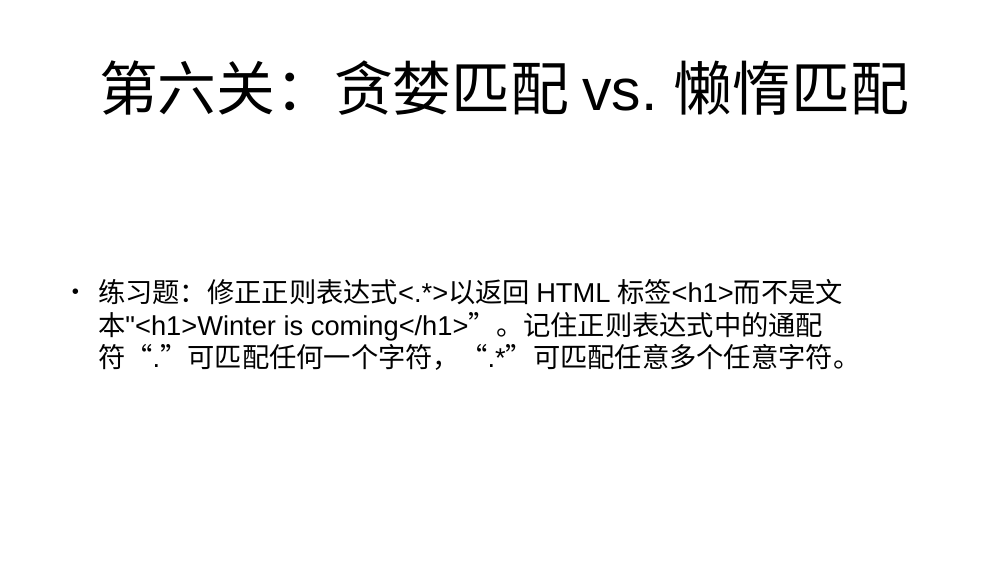
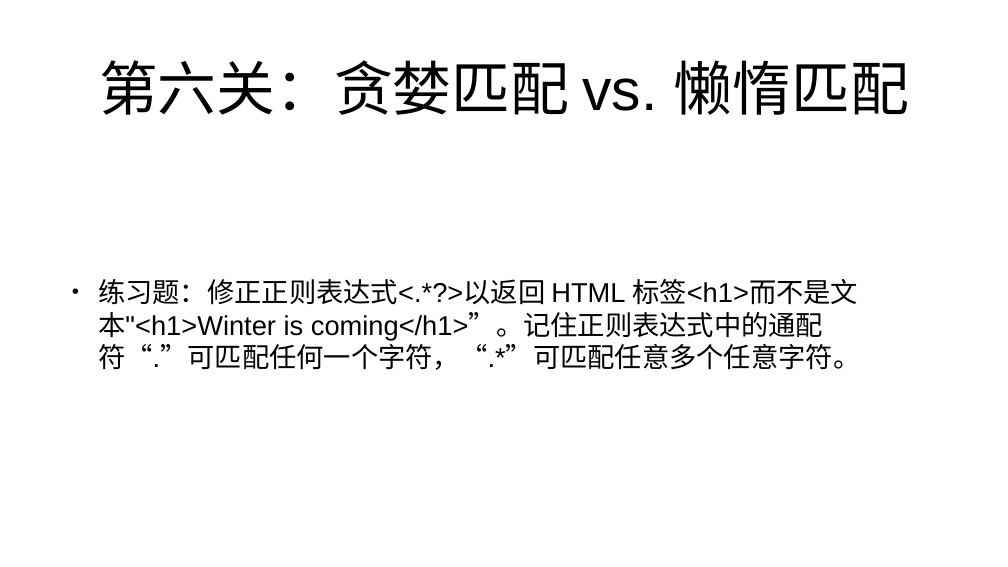
Before and after one commit to mengning/se, a slide deck: slide 97 of ppt/工欲善其事必先利其器.pptx. Drawn at 1008x567 pixels with LibreOffice and Linux fonts; fonts in the diff are those of the drawing. Boxes give left, top, right and bottom in pixels: in the first picture for what was removed or moved away, otherwise in the second. Text is boxed around its words. In the diff, an @@ line names an element or a change of style, - is before the commit and + after.

Commit message:
代码中的软件工程

```diff
--- a/ppt/工欲善其事必先利其器.pptx
+++ b/ppt/工欲善其事必先利其器.pptx
@@ text at (x1=98, y1=279, x2=860, y2=370): text changed @@
-• 练习题：修正正则表达式<.*>以返回 HTML 标签<h1>而不是文本"<h1>Winter is coming</h1>”。记住正则表达式中的通配符“.”可匹配任何一个字符，“.*”可匹配任意多个任意字符。
+• 练习题：修正正则表达式<.*?>以返回 HTML 标签<h1>而不是文本"<h1>Winter is coming</h1>”。记住正则表达式中的通配符“.”可匹配任何一个字符，“.*”可匹配任意多个任意字符。
```
Also in this commit, not shown: 1 other slide changed, 1 other file.
